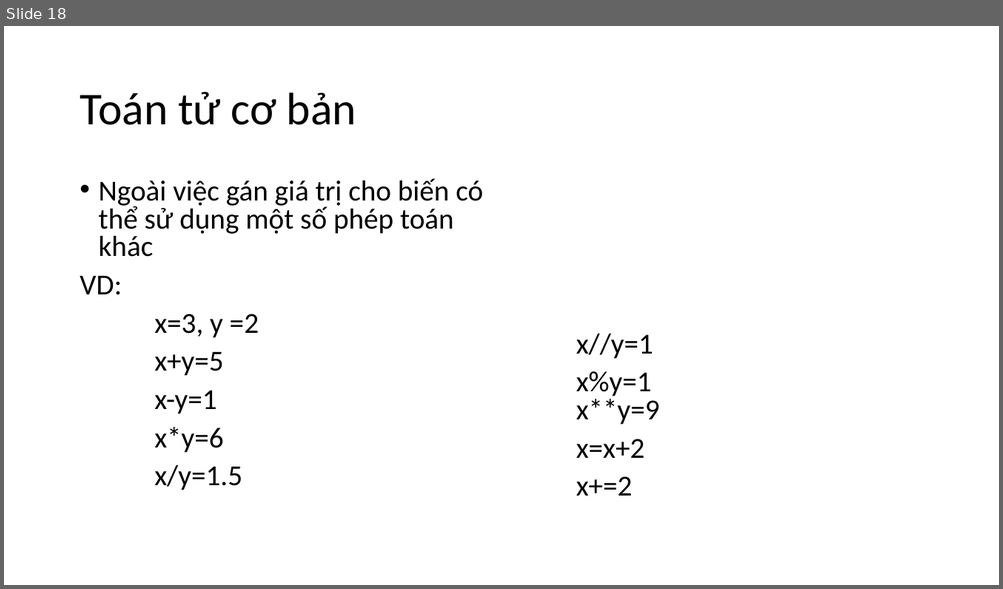
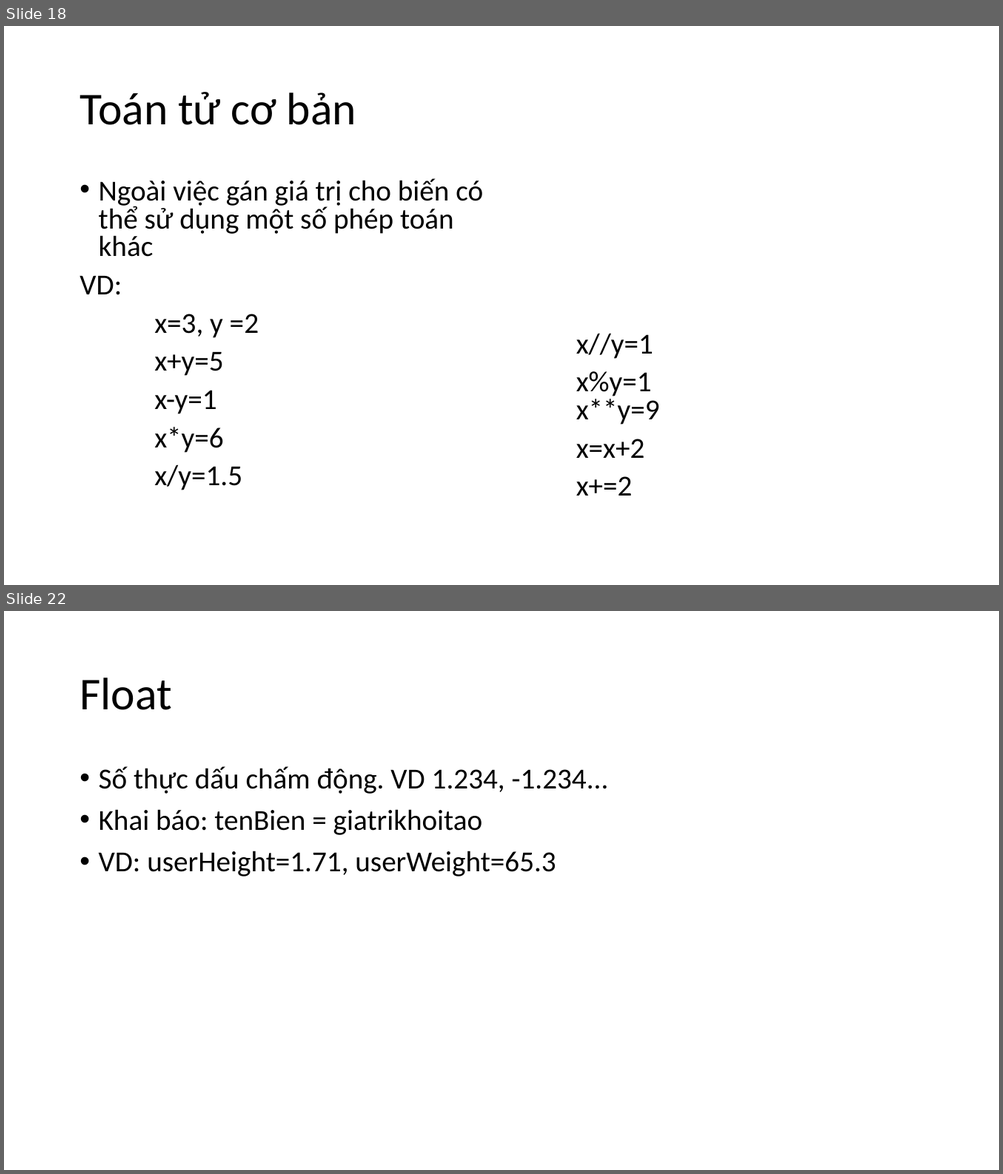
Before and after one commit to levinhhoang16/PyOpenCVCourse, a slide deck: Lecture/PythonCoban.pptx. Shown one above the other, each under a label of ours: slide 18 before the commit, slides 18 and 22 after it; the slides between them are not shown. The pictures are 1003x589 and 1003x1174 pixels, drawn with LibreOffice and Linux fonts; fonts in the diff are those of the drawing. Boxes give left, top, right and bottom in pixels: in the first picture for what was removed or moved away, otherwise in the second. Text is boxed around its words. In the diff, an @@ line names an element or a change of style, - is before the commit and + after.

```diff
--- a/Lecture/PythonCoban.pptx
+++ b/Lecture/PythonCoban.pptx
@@ slide 22 added at (4, 611, 999, 1170), background #FFFFFF @@
@@ title added at (79, 678, 171, 710), 44 pt, text #000000 @@
+Float
@@ text added at (99, 766, 609, 877), 28 pt, text #000000 @@
+• Số thực dấu chấm động. VD 1.234, -1.234...
+• Khai báo: tenBien = giatrikhoitao
+• VD: userHeight=1.71, userWeight=65.3
```
Also in this commit, not shown: 1 slide changed, 14 other slides added.
